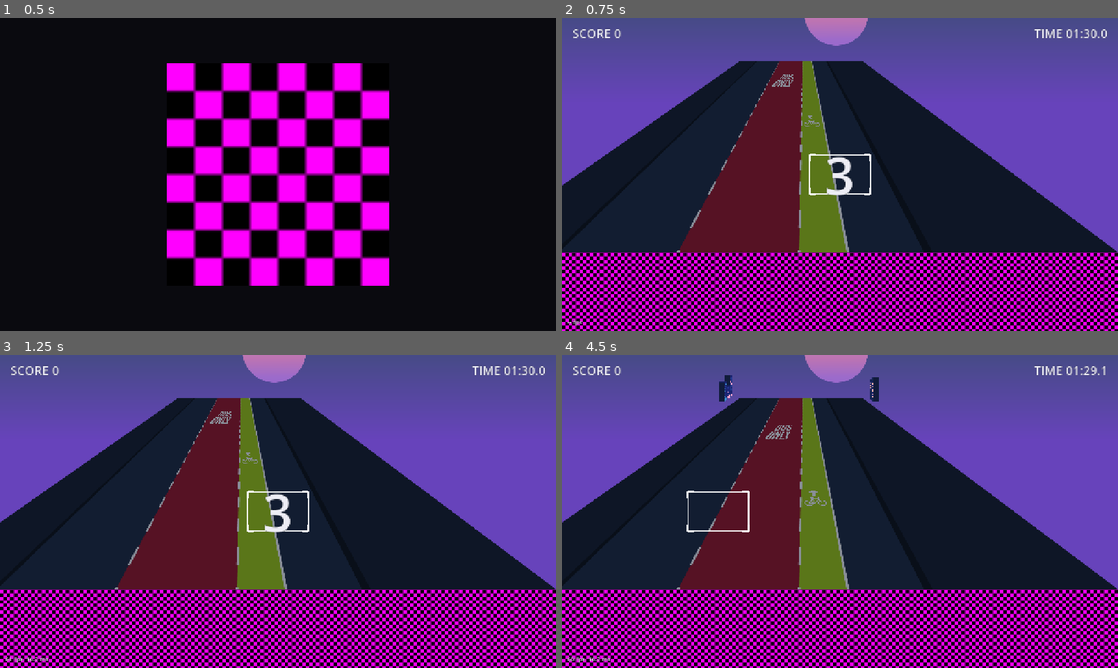
Above: before the commit, frames 1-4 (two rows, left to right).
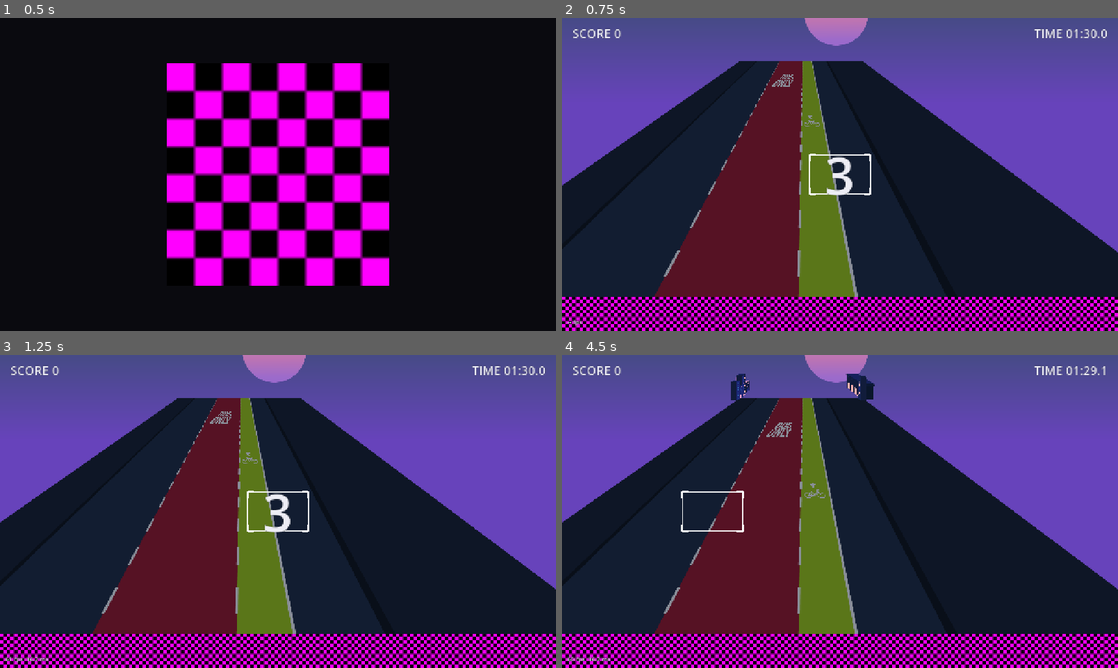
Above: after the commit, the same moments.

Repository: tkforgeworks/robo-narc
Game: Godot game, scene res://scenes/core/main.tscn
Same seed, same stepped clock (60 frames per second), same inputs: the game is played once before the commit and once after it.
Inputs (mouse positions are in pixels of both pictures, inside the frame that each line leads up to):
- Up to frame 1 (0.5 s): no input
- Up to frame 2 (0.75 s): tap Enter at 0.5 s; move the mouse to (962, 158) at 0.52 s; hold D (move_right) from 0.53 s (still down); hold Space (capture) from 0.53 s (still down); click (962, 158) at 0.67 s
- Up to frame 3 (1.25 s): keep holding D (move_right); keep holding Space (capture)
- Up to frame 4 (4.5 s): release D (move_right) at 1.25 s; release Space (capture) at 1.25 s; drag from (728, 527) to (840, 511) at 1.27 s; tap Space (capture) at 2, 2.3 s; move the mouse to (895, 442) at 2.02 s; hold D (move_right) 2.03-2.75 s; hold Shift 2.03-2.75 s; drag from (812, 574) to (673, 464) at 2.77 s; tap Enter at 3.5 s; move the mouse to (1006, 558) at 3.52 s; hold A (move_left) 3.53-4.25 s; hold Space (capture) 3.53-4.25 s; tap Ctrl at 3.6 s; drag from (673, 464) to (756, 433) at 4.27 s

Frame 1 is identical in both runs. In frame 2, 21% of the frame differs, in the area x 0-100%, y 74-100%; in frame 3, 21%; in frame 4, 22%, in the area x 0-100%, y 6-100%.

Commit message:
tuning: adopt first playtest defaults for art placement, bus feel, and capture
Building strip, bus overlay, bus speeds/accel/triggers, capture window,
box speed, and vehicle light intensities now default to the values tuned
in the first playtest. building_offset_px and light_intensity_bright
ranges widened so the new defaults sit inside their declared bounds.
Contract table and default-pinning tests updated to match.

Also records why import_etc2_astc is enabled in ci.yml and CLAUDE.md,
since the editor strips the comment from project.godot on save.

Co-Authored-By: Claude Fable 5.1 <noreply@anthropic.com>

Diff:
--- a/src/core/tuning/tuning_config.gd
+++ b/src/core/tuning/tuning_config.gd
@@ -30,19 +30,19 @@
 @export_range(10.0, 200.0, 1.0) var stencil_period_z: float = 45.0
 @export_range(0.1, 1.0, 0.05) var stencil_flatten: float = 0.45
 @export_range(100.0, 1200.0, 10.0) var building_height_px: float = 420.0
-@export_range(2.0, 60.0, 1.0) var building_gap_z: float = 14.0
-@export_range(0.0, 600.0, 10.0) var building_offset_px: float = 120.0
-@export_range(0.0, 400.0, 5.0) var bus_overlay_height_px: float = 180.0
+@export_range(2.0, 60.0, 1.0) var building_gap_z: float = 4.0
+@export_range(-300.0, 600.0, 10.0) var building_offset_px: float = -60.0
+@export_range(0.0, 400.0, 5.0) var bus_overlay_height_px: float = 80.0
 
 @export_group("Bus")
-@export_range(5.0, 60.0, 0.5) var cruise_speed_start: float = 14.0
-@export_range(5.0, 80.0, 0.5) var cruise_speed_end: float = 26.0
-@export_range(1.0, 60.0, 1.0) var brake_decel: float = 16.0
-@export_range(1.0, 40.0, 1.0) var accel: float = 6.0
-@export_range(100.0, 2000.0, 10.0) var lane_change_speed: float = 520.0
-@export_range(10.0, 90.0, 1.0) var swerve_trigger_z: float = 38.0
+@export_range(5.0, 60.0, 0.5) var cruise_speed_start: float = 12.0
+@export_range(5.0, 80.0, 0.5) var cruise_speed_end: float = 30.0
+@export_range(1.0, 60.0, 1.0) var brake_decel: float = 8.0
+@export_range(1.0, 40.0, 1.0) var accel: float = 4.0
+@export_range(100.0, 2000.0, 10.0) var lane_change_speed: float = 400.0
+@export_range(10.0, 90.0, 1.0) var swerve_trigger_z: float = 36.0
 @export_range(5.0, 80.0, 1.0) var follow_trigger_z: float = 32.0
-@export_range(2.0, 60.0, 1.0) var merge_trigger_z: float = 24.0
+@export_range(2.0, 60.0, 1.0) var merge_trigger_z: float = 26.0
 
 @export_group("Traffic")
 @export_range(0.3, 5.0, 0.1) var spawn_interval_start: float = 1.5
@@ -66,14 +66,14 @@
 @export_range(0.0, 10.0, 0.01) var situation_weight_bus_stop_zone: float = 0.15
 
 @export_group("Capture")
-@export_range(5.0, 100.0, 1.0) var plate_readable_z: float = 30.0
-@export_range(0.0, 2.0, 0.05) var capture_cooldown_sec: float = 0.35
+@export_range(5.0, 100.0, 1.0) var plate_readable_z: float = 36.0
+@export_range(0.0, 2.0, 0.05) var capture_cooldown_sec: float = 0.15
 ## Share of the plate that must be inside the box (1.0 = fully framed).
 @export_range(0.5, 1.0, 0.05) var capture_overlap_ratio: float = 1.0
 @export var box_size: Vector2 = Vector2(140.0, 90.0)
-@export_range(100.0, 1500.0, 10.0) var box_speed_keyboard: float = 420.0
-@export_range(100.0, 1500.0, 10.0) var box_speed_touch: float = 420.0
-@export_range(100.0, 1500.0, 10.0) var box_speed_gamepad: float = 420.0
+@export_range(100.0, 1500.0, 10.0) var box_speed_keyboard: float = 440.0
+@export_range(100.0, 1500.0, 10.0) var box_speed_touch: float = 440.0
+@export_range(100.0, 1500.0, 10.0) var box_speed_gamepad: float = 440.0
 
 @export_group("Scoring")
 @export_range(0, 1000, 5) var points_correct: int = 100
@@ -81,8 +81,8 @@
 @export_range(-500, 0, 5) var points_missed: int = -10
 
 @export_group("Vehicles")
-@export_range(0.0, 1.0, 0.05) var light_intensity_bright: float = 1.0
-@export_range(0.0, 1.0, 0.05) var light_intensity_dim: float = 0.35
+@export_range(0.0, 2.0, 0.05) var light_intensity_bright: float = 1.25
+@export_range(0.0, 1.0, 0.05) var light_intensity_dim: float = 0.55
 @export_range(0.0, 1.0, 0.05) var light_intensity_off: float = 0.0
 @export var light_glow_color: Color = Color(1.0, 0.15, 0.1)
 
--- a/tests/core/test_tuning_config.gd
+++ b/tests/core/test_tuning_config.gd
@@ -4,12 +4,12 @@
 func test_defaults_match_contract_samples() -> void:
 	var config := TuningConfig.new()
 	assert_eq(config.shift_length_sec, 90.0)
-	assert_eq(config.cruise_speed_start, 14.0)
-	assert_eq(config.cruise_speed_end, 26.0)
+	assert_eq(config.cruise_speed_start, 12.0)
+	assert_eq(config.cruise_speed_end, 30.0)
 	assert_eq(config.spawn_interval_start, 1.5)
 	assert_eq(config.spawn_interval_end, 0.9)
-	assert_eq(config.plate_readable_z, 30.0)
-	assert_eq(config.capture_cooldown_sec, 0.35)
+	assert_eq(config.plate_readable_z, 36.0)
+	assert_eq(config.capture_cooldown_sec, 0.15)
 	assert_eq(config.box_size, Vector2(140.0, 90.0))
 	assert_eq(config.points_correct, 100)
 	assert_eq(config.points_wrong, -25)
--- a/tests/game/test_bus_driver.gd
+++ b/tests/game/test_bus_driver.gd
@@ -38,7 +38,7 @@
 
 
 func test_accelerates_toward_cruise_on_open_road() -> void:
-	_run(3.0, 26.0)
+	_run(5.0, 26.0)
 	assert_almost_eq(_driver.road_speed, 26.0, 0.01)
 
 
--- a/tests/game/test_difficulty_ramp.gd
+++ b/tests/game/test_difficulty_ramp.gd
@@ -4,17 +4,17 @@
 func test_endpoints_and_midpoint() -> void:
 	var config := TuningConfig.new()
 	var ramp := DifficultyRamp.new(config)
-	assert_almost_eq(ramp.cruise_speed(0.0), 14.0, 0.001)
-	assert_almost_eq(ramp.cruise_speed(1.0), 26.0, 0.001)
-	assert_almost_eq(ramp.cruise_speed(0.5), 20.0, 0.001)
+	assert_almost_eq(ramp.cruise_speed(0.0), 12.0, 0.001)
+	assert_almost_eq(ramp.cruise_speed(1.0), 30.0, 0.001)
+	assert_almost_eq(ramp.cruise_speed(0.5), 21.0, 0.001)
 	assert_almost_eq(ramp.spawn_interval(0.0), 1.5, 0.001)
 	assert_almost_eq(ramp.spawn_interval(1.0), 0.9, 0.001)
 
 
 func test_progress_is_clamped() -> void:
 	var ramp := DifficultyRamp.new(TuningConfig.new())
-	assert_almost_eq(ramp.cruise_speed(-1.0), 14.0, 0.001)
-	assert_almost_eq(ramp.cruise_speed(2.0), 26.0, 0.001)
+	assert_almost_eq(ramp.cruise_speed(-1.0), 12.0, 0.001)
+	assert_almost_eq(ramp.cruise_speed(2.0), 30.0, 0.001)
 
 
 func test_reads_live_config() -> void:
Not shown, changed: .github/workflows/ci.yml
Not shown, changed: CLAUDE.md
Not shown, changed: specs/001-robonarc-game/contracts/tunables.md
